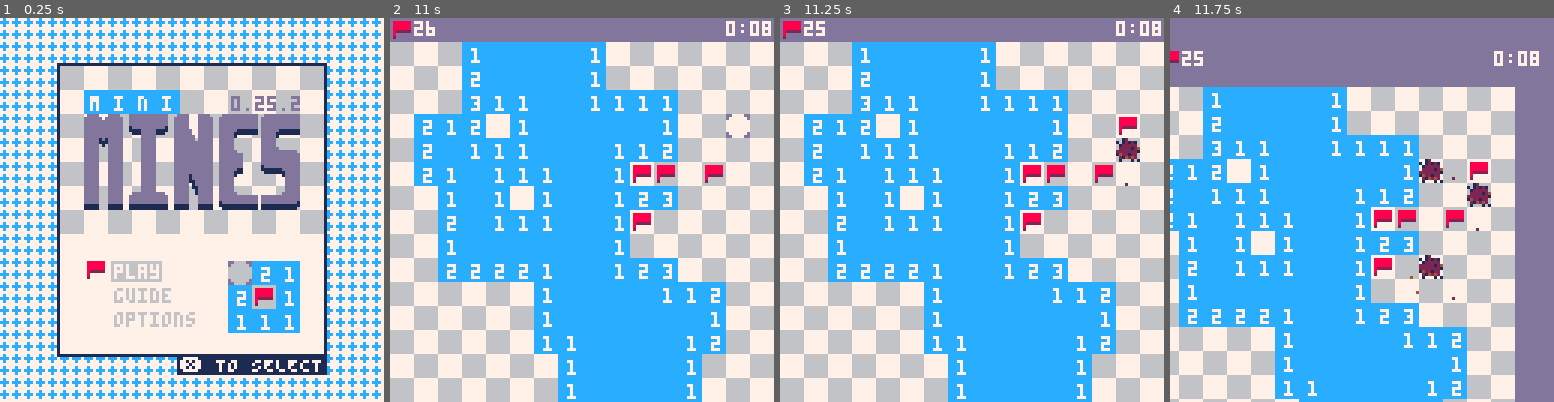
Above: before the commit, frames 1-4 (left to right).
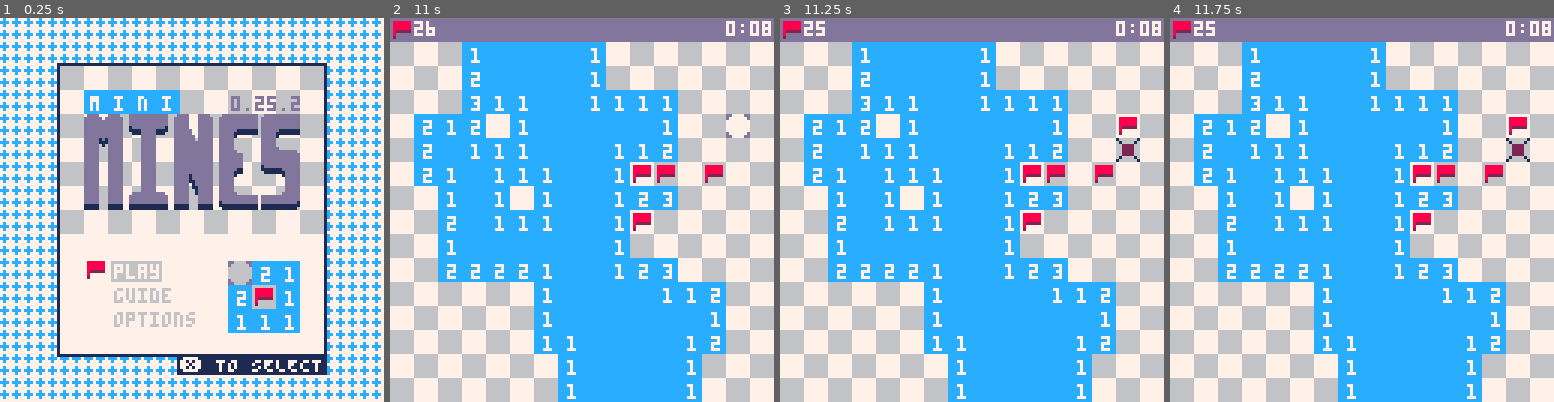
Above: after the commit, the same moments.

Repository: wsasaki01/mini-mines
Game: PICO-8 cartridge mini-mines.p8
Two runs of this game, one before a commit and one after it. Both use one fixed random seed, a clock stepped at 60 frames per second and the inputs below.
Inputs (mouse positions are in pixels of both pictures, inside the frame that each line leads up to):
- Up to frame 1 (0.25 s): no input
- Up to frame 2 (11 s): tap O (Z key) at 0.33, 1.07, 2.22, 3.72, 5.22, 6.72, 8.22, 9.72 s; click (631, 121) at 0.67 s; tap Down at 0.7 s; click (697, 267) at 1.22 s; tap X (X key) at 1.43, 2.07, 2.82, 3.57, 4.32, 5.07, 5.82, 6.57, 7.32, 8.07, 8.82, 9.57, 10.32 s; click (459, 114) at 1.77 s; hold Up 1.97-2.63 s; click (520, 259) at 2.32 s; hold Right 2.68-3.02 s; click (585, 106) at 2.87 s; hold Down 3.07-3.73 s; click (647, 256) at 3.42 s; hold Left 3.78-4.12 s; click (712, 102) at 3.97 s; hold Up 4.17-4.5 s; click (474, 248) at 4.52 s; hold Left 4.55-5.05 s; click (535, 94) at 5.07 s; hold Right 5.1-5.93 s; click (601, 244) at 5.62 s; hold Up 5.98-6.65 s; click (662, 90) at 6.17 s; hold Right 6.7-7.03 s; click (727, 236) at 6.72 s; hold Down 7.08-7.75 s; click (489, 83) at 7.27 s; hold Left 7.8-8.13 s; click (551, 229) at 7.82 s; hold Up 8.18-8.52 s; click (616, 79) at 8.37 s; hold Left 8.57-9.07 s; click (678, 225) at 8.92 s; hold Right 9.12-9.95 s; click (439, 71) at 9.47 s; hold Up 10-10.67 s; click (505, 217) at 10.02 s; click (566, 64) at 10.57 s; hold Right from 10.72 s (still down)
- Up to frame 3 (11.25 s): release Right at 11.05 s; tap X (X key) at 11.07 s; hold Down from 11.1 s (still down); click (1018, 213) at 11.12 s; tap O (Z key) at 11.22 s
- Up to frame 4 (11.75 s): keep holding Down; click (1473, 60) at 11.67 s

Frames 1-2 are identical in both runs. In frame 3, 0.2% of the frame differs, in the area x 87-94%, y 31-44%; in frame 4, 58%, in the area x 0-100%, y 0-100%.

Commit message:
Add explosion SFX

Diff:
--- a/main.lua
+++ b/main.lua
@@ -373,6 +373,9 @@
             end
 
             if target then
+                -- indicator of whether the sound has been played for it or not
+                add(target, false)
+
                 -- add the explosion, particles
                 add(explosions, target)
                 add_particles(target)
@@ -386,6 +389,13 @@
             end
         else
             explosion_timer += 1
+        end
+
+        for explosion in all(explosions) do
+            if not explosion[3] and #explosions > 1 then
+                sfx(7)
+                explosion[3] = true
+            end
         end
 
         -- when explosions are done, wait a bit
@@ -643,11 +653,12 @@
                         losing = true
 
                         -- make sure the current mine explodes first
-                        add(explosions, {p.mx, p.my})
+                        add(explosions, {p.mx, p.my, "first"})
                         del(mine_list, {p.mx, p.my})
                         add_particles({p.mx, p.my})
-
-                        explosion_timer = flr(explosion_interval * 0.8)
+                        sfx(8)
+
+                        explosion_timer = flr(-2.5*explosion_interval)
                         explosion_counter = 0
                     end
                 end
@@ -924,6 +935,8 @@
         -- draw options
         win_lose_message(ticker)
     elseif losing then
+        camera(0, 0)
+
         -- clear screen with grey background
         cls(themes[theme_select]["gamebg"])
 
@@ -934,7 +947,9 @@
         spr(3, 0, 0)
         print(fcount, 8, 1, 7)
 
-        shake()
+        if #explosions > 1 then
+            shake()
+        end
 
         -- draw the map
         map(0, 0, xoff, yoff, width, height+1)
@@ -943,13 +958,15 @@
         draw_digs()
         draw_flags()
 
-
         --foreach(mine_list, draw_mine)
 
-        -- draw explosions
-        foreach(explosions, draw_explosion)
-
-        draw_particles()
+        if #explosions == 1 then
+            draw_mine(explosions[1])
+        else
+            -- draw explosions
+            foreach(explosions, draw_explosion)
+            draw_particles()
+        end
     elseif difficulty then
         -- draw main frame and background
         if controller then
@@ -1666,14 +1683,18 @@
 end
 
 function shake()
-    local x = 16-rnd(32)
-    local y = 16-rnd(32)
-
+    -- screen position
+    local x = 20-rnd(40)
+    local y = 20-rnd(40)
+
+    -- apply strength
     x *= shake_strength
     y *= shake_strength
 
+    -- move the camera
     camera(x, y)
 
-    shake_strength *= 0.95
+    -- decay the shake scrength
+    shake_strength *= 0.75
     if (shake_strength < 0.05) shake_strength = 0
 end
Not shown, changed: the sound effects (__sfx__) section of mini-mines.p8
